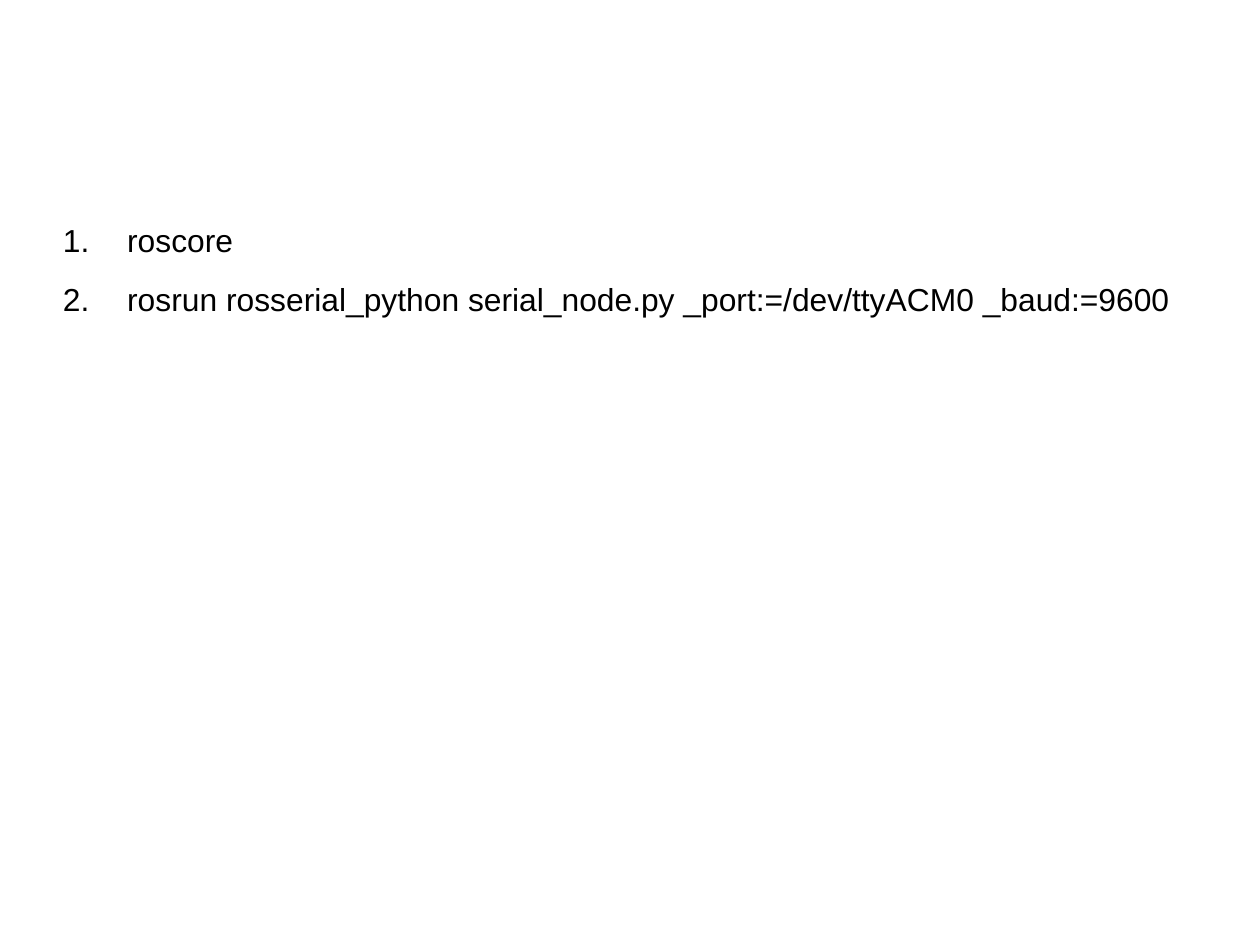
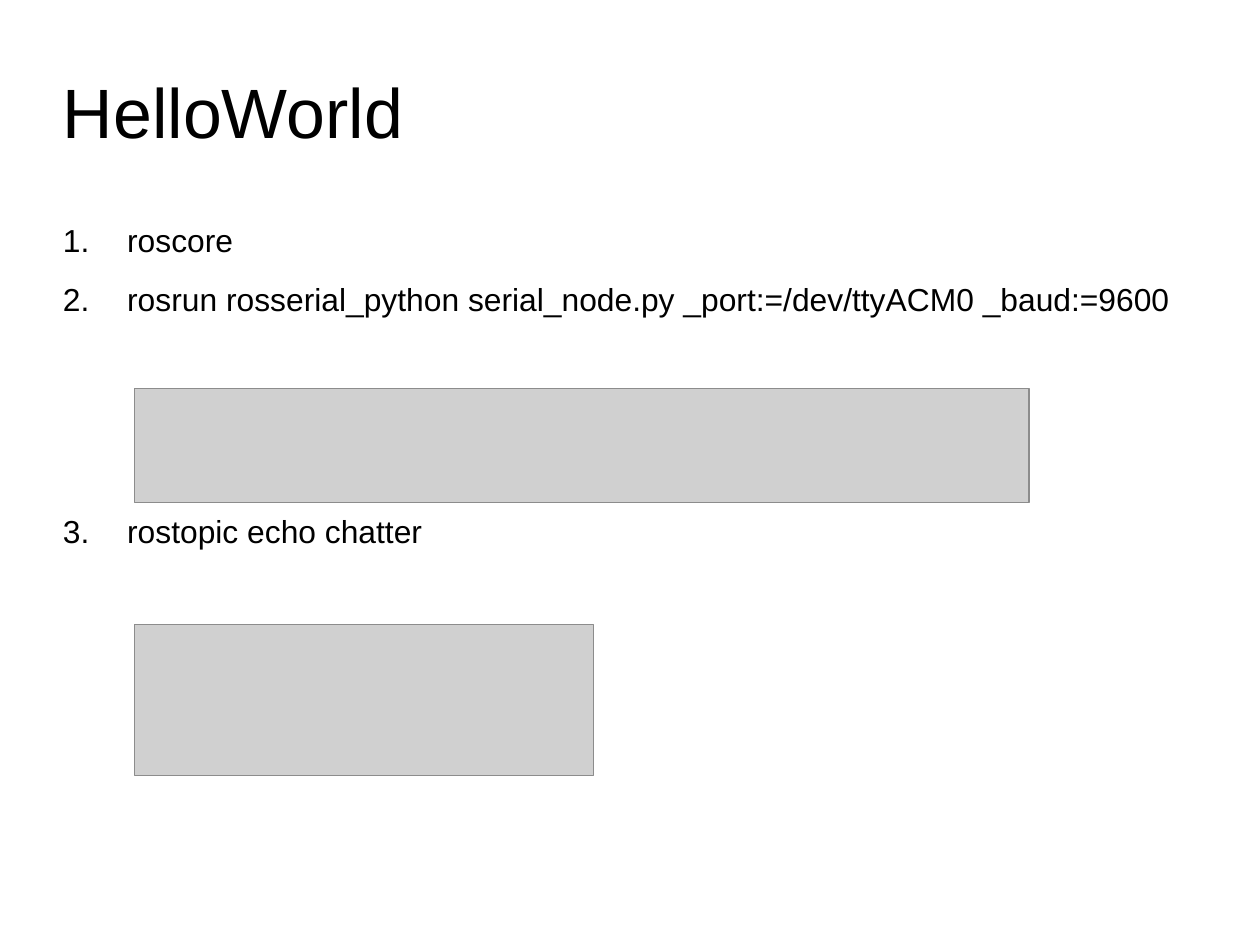
Before and after one commit to usedtolove/ros-study, a slide deck: slide 6 of docs/2.Intermediate/01.serial.ppt (slide 4 before the commit). Drawn at 1260x945 pixels with LibreOffice and Linux fonts; fonts in the diff are those of the drawing; grey boxes stand for pictures. Boxes give left, top, right and bottom in pixels: in the first picture for what was removed or moved away, otherwise in the second. Text is boxed around its words. In the diff, an @@ line names an element or a change of style, - is before the commit and + after.

Commit message:
update helloWorld ppt

```diff
--- a/docs/2.Intermediate/01.serial.ppt
+++ b/docs/2.Intermediate/01.serial.ppt
@@ title added at (63, 87, 403, 139), 44 pt, text #000000 @@
+HelloWorld
@@ picture added at (135, 389, 1029, 503) @@
@@ text at (127, 520, 422, 549): paragraph added @@
+3. rostopic echo chatter
@@ picture added at (135, 624, 593, 775) @@
```
Also in this commit, not shown: 3 other slides changed, 3 slides added, 3 slides removed, 5 other files.
